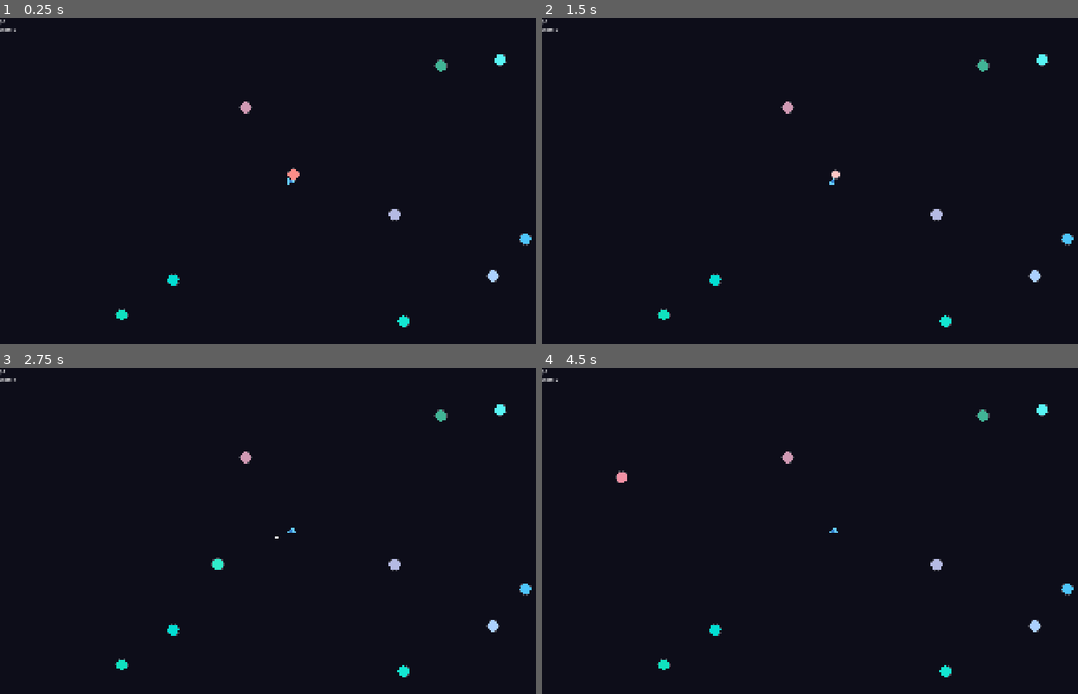
Above: before the commit, frames 1-4 (two rows, left to right).
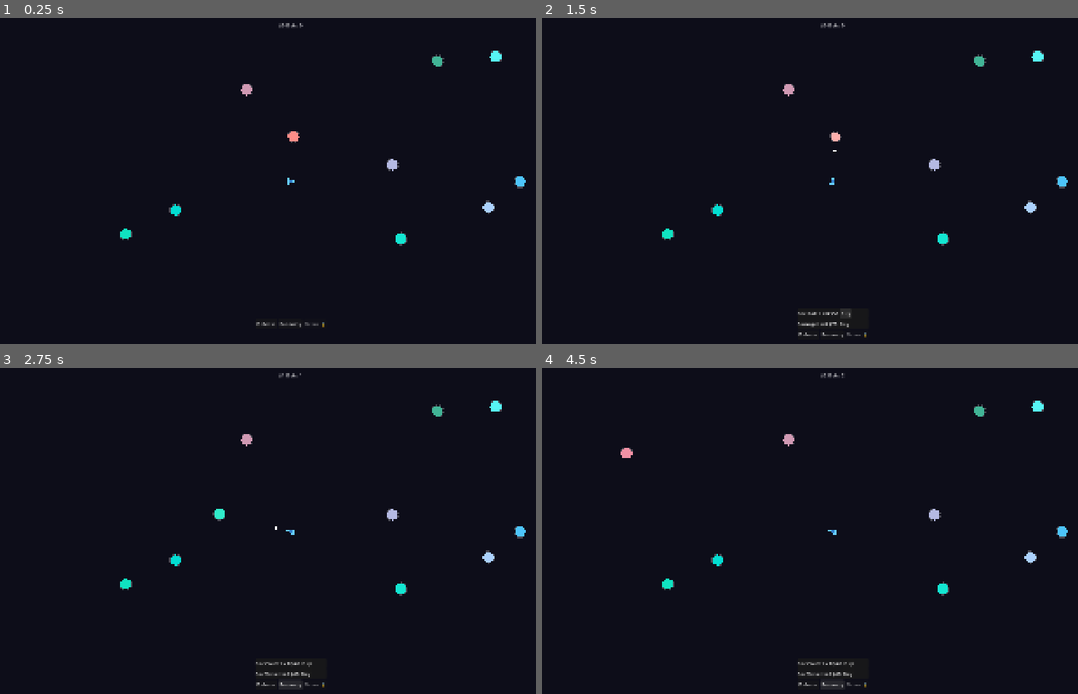
Above: after the commit, the same moments.

Repository: Redledr/idle_dot_shooter
Game: Godot game, scene res://main.tscn
The game is run twice, just before and just after one commit, with the same random seed, the same clock (stepped at 60 frames per second) and the same inputs.
Inputs (mouse positions are in pixels of both pictures, inside the frame that each line leads up to):
- Up to frame 1 (0.25 s): no input
- Up to frame 2 (1.5 s): click (810, 324) at 0.5 s, where only the run after the commit has a clickable "Defense"; click (847, 314) at 1.25 s, where only the run after the commit has a clickable "Buy"
- Up to frame 3 (2.75 s): click (289, 684) at 2 s, where only the run after the commit has a clickable "Economy"
- Up to frame 4 (4.5 s): click (847, 664) at 2.75 s, where only the run after the commit has a clickable "Buy"; click (810, 684) at 3.5 s, where only the run after the commit has a clickable "Defense"; click (831, 684) at 4.25 s, where only the run after the commit has a clickable "Economy"

The runs differ from the first frame. In frame 1, 1.3% of the frame differs, in the area x 0-100%, y 0-95%; in frame 2, 1.5%; in frame 3, 1.6%, in the area x 0-100%, y 0-99%; in frame 4, 1.6%.

Commit message:
Add upgrade system with UI components for upgrades
- Created UpgradeButton and UpgradePanel scenes for displaying upgrade options.
- Implemented UpgradeManager to handle upgrade logic, including costs and levels.
- Added functionality to purchase upgrades and refresh UI based on current state.
- Integrated currency formatting for better user experience.
- Configured editor states and folding for new scripts and scenes.

Diff:
--- a/entities/bullet/bullet.gd
+++ b/entities/bullet/bullet.gd
@@ -11,6 +11,8 @@
 func _ready() -> void:
 	_screen_size = get_viewport_rect().size
 	area_entered.connect(_on_area_entered)
+	# Override damage component with current upgrade value
+	$DamageComponent.damage = UpgradeManager.get_damage()
 
 
 func set_direction(dir: Vector2) -> void:
--- a/entities/dot/dot.gd
+++ b/entities/dot/dot.gd
@@ -17,7 +17,7 @@
 	health.damaged.connect(_on_damaged)
 
 
-func _process(delta: float) -> void:
+func _process(_delta: float) -> void:
 	if _is_offscreen():
 		queue_free()
 
--- a/main.gd
+++ b/main.gd
@@ -1,8 +1,7 @@
 extends Node2D
 
 @export var dot_scene: PackedScene
-@export var target_dot_count: int = 10
-@export var spawn_margin: float = 40.0
+@export var spawn_margin: float = 60.0
 
 var currency: float = 0.0
 var dots_destroyed: int = 0
@@ -10,44 +9,55 @@
 var _screen_size: Vector2
 
 @onready var hud = $HUD
+@onready var turret = $Turret
 
 
 func _ready() -> void:
 	add_to_group("main")
 	_screen_size = get_viewport_rect().size
+	UpgradeManager.upgrade_purchased.connect(_on_upgrade_purchased)
 	_fill_dots()
 
 
 func _process(_delta: float) -> void:
-	var current_count = get_tree().get_nodes_in_group("dots").size()
-	if current_count < target_dot_count:
+	var current = get_tree().get_nodes_in_group("dots").size()
+	if current < UpgradeManager.get_dot_count():
 		_spawn_dot()
 
 
 func on_dot_destroyed(value: float) -> void:
-	currency += value
+	currency += value * UpgradeManager.get_dot_value()
 	dots_destroyed += 1
 	hud.update_display(currency, dots_destroyed)
 
 
+func _on_upgrade_purchased(upgrade_id: String) -> void:
+	match upgrade_id:
+		"fire_rate":
+			turret.get_node("ShooterComponent").fire_rate = UpgradeManager.get_fire_rate()
+		"damage":
+			turret.get_node("Bullet").get_node("DamageComponent") # bullets are instanced so damage applies on spawn
+			pass
+
+
 func _fill_dots() -> void:
-	for i in target_dot_count:
+	for i in UpgradeManager.get_dot_count():
 		_spawn_dot()
 
 
 func _spawn_dot() -> void:
 	if dot_scene == null:
 		return
-
 	var dot = dot_scene.instantiate()
 	add_child(dot)
 	dot.position = _random_play_area_position()
 
 
 func _random_play_area_position() -> Vector2:
+	# Keep dots in the upper 70% so they don't overlap the upgrade panel
 	return Vector2(
 		randf_range(spawn_margin, _screen_size.x - spawn_margin),
-		randf_range(spawn_margin, _screen_size.y - spawn_margin)
+		randf_range(spawn_margin, _screen_size.y * 0.70)
 	)
 
 
--- a/main.tscn
+++ b/main.tscn
@@ -5,6 +5,7 @@
 [ext_resource type="PackedScene" uid="uid://dojbwlvi3hppo" path="res://entities/dot/Dot.tscn" id="2_lquwl"]
 [ext_resource type="PackedScene" uid="uid://bevpro4f3vxmj" path="res://ui/HUD.tscn" id="3_1bvp3"]
 [ext_resource type="PackedScene" uid="uid://d26jn8tdxd07q" path="res://entities/bullet/Bullet.tscn" id="4_7mycd"]
+[ext_resource type="PackedScene" uid="uid://cnclmatv6iici" path="res://ui/UpgradePanel.tscn" id="6_7mycd"]
 
 [node name="Node2D" type="Node2D" unique_id=409898883 groups=["main"]]
 script = ExtResource("1_ig7tw")
@@ -15,3 +16,5 @@
 bullet_scene = ExtResource("4_7mycd")
 
 [node name="HUD" parent="." unique_id=2015149012 instance=ExtResource("3_1bvp3")]
+
+[node name="CanvasLayer" parent="." unique_id=2133488230 instance=ExtResource("6_7mycd")]
--- a/project.godot
+++ b/project.godot
@@ -22,6 +22,7 @@
 [autoload]
 
 AudioManager="*uid://byqbuifprlanb"
+UpgradeManager="*uid://b3bpgnxu3wpgr"
 
 [display]
 
--- a/ui/HUD.tscn
+++ b/ui/HUD.tscn
@@ -5,12 +5,19 @@
 [node name="CanvasLayer" type="CanvasLayer" unique_id=2015149012]
 script = ExtResource("1_qpvh6")
 
-[node name="VBoxContainer" type="VBoxContainer" parent="." unique_id=982479848]
-offset_right = 40.0
-offset_bottom = 40.0
+[node name="TopCenter" type="HBoxContainer" parent="." unique_id=1863854406]
+custom_minimum_size = Vector2(200, 50)
+anchors_preset = 5
+anchor_left = 0.5
+anchor_right = 0.5
+offset_left = -20.0
+offset_right = 20.0
+offset_bottom = 50.0
+grow_horizontal = 2
+alignment = 1
 
-[node name="CurrencyLabel" type="Label" parent="VBoxContainer" unique_id=1202044601]
+[node name="CurrencyLabel" type="Label" parent="TopCenter" unique_id=1202044601]
 layout_mode = 2
 
-[node name="DotsLabel" type="Label" parent="VBoxContainer" unique_id=905616054]
+[node name="DotsLabel" type="Label" parent="TopCenter" unique_id=905616054]
 layout_mode = 2
--- /dev/null
+++ b/ui/UpgradeButton.tscn
@@ -0,0 +1,22 @@
+[gd_scene format=3 uid="uid://cjhfavdtarthf"]
+
+[ext_resource type="Script" uid="uid://dureie0tv70e4" path="res://ui/upgrade_button.gd" id="1_mq5fo"]
+
+[node name="PanelContainer" type="PanelContainer" unique_id=382677380]
+script = ExtResource("1_mq5fo")
+
+[node name="HBox" type="HBoxContainer" parent="." unique_id=978963040]
+layout_mode = 2
+
+[node name="NameLabel" type="Label" parent="HBox" unique_id=1422489054]
+layout_mode = 2
+
+[node name="LevelLabel" type="Label" parent="HBox" unique_id=1459919879]
+layout_mode = 2
+
+[node name="CostLabel" type="Label" parent="HBox" unique_id=1444987431]
+layout_mode = 2
+
+[node name="BuyButton" type="Button" parent="HBox" unique_id=466254057]
+layout_mode = 2
+text = "Buy"
--- /dev/null
+++ b/ui/UpgradePanel.tscn
@@ -0,0 +1,70 @@
+[gd_scene format=3 uid="uid://cnclmatv6iici"]
+
+[ext_resource type="Script" uid="uid://dy6wk50kwn7sb" path="res://ui/upgrade_panel.gd" id="1_ui14b"]
+[ext_resource type="PackedScene" uid="uid://cjhfavdtarthf" path="res://ui/UpgradeButton.tscn" id="2_ui14b"]
+
+[node name="CanvasLayer" type="CanvasLayer" unique_id=2133488230]
+script = ExtResource("1_ui14b")
+
+[node name="CenterContainer" type="CenterContainer" parent="." unique_id=807096181]
+anchors_preset = -1
+anchor_left = 0.5
+anchor_top = 1.0
+anchor_right = 0.5
+anchor_bottom = 1.0
+offset_left = -44.5
+offset_top = -136.0
+offset_right = 44.5
+grow_horizontal = 2
+grow_vertical = 0
+
+[node name="VBoxContainer" type="VBoxContainer" parent="CenterContainer" unique_id=1736486493]
+layout_mode = 2
+
+[node name="PanelContainer" type="PanelContainer" parent="CenterContainer/VBoxContainer" unique_id=948890029]
+layout_mode = 2
+
+[node name="Content" type="VBoxContainer" parent="CenterContainer/VBoxContainer/PanelContainer" unique_id=767085951]
+layout_mode = 2
+
+[node name="Defense" type="VBoxContainer" parent="CenterContainer/VBoxContainer/PanelContainer/Content" unique_id=67642845]
+layout_mode = 2
+
+[node name="PanelContainer" parent="CenterContainer/VBoxContainer/PanelContainer/Content/Defense" unique_id=382677380 instance=ExtResource("2_ui14b")]
+layout_mode = 2
+upgrade_id = "fire_rate"
+display_name = "Fire Rate"
+
+[node name="PanelContainer2" parent="CenterContainer/VBoxContainer/PanelContainer/Content/Defense" unique_id=995970687 instance=ExtResource("2_ui14b")]
+layout_mode = 2
+upgrade_id = "damage"
+display_name = "Damage"
+
+[node name="Economy" type="VBoxContainer" parent="CenterContainer/VBoxContainer/PanelContainer/Content" unique_id=1833012767]
+layout_mode = 2
+
+[node name="PanelContainer" parent="CenterContainer/VBoxContainer/PanelContainer/Content/Economy" unique_id=208543938 instance=ExtResource("2_ui14b")]
+layout_mode = 2
+upgrade_id = "spawn_count"
+display_name = "Dot Count"
+
+[node name="PanelContainer2" parent="CenterContainer/VBoxContainer/PanelContainer/Content/Economy" unique_id=1944642460 instance=ExtResource("2_ui14b")]
+layout_mode = 2
+upgrade_id = "dot_value"
+display_name = "Dot Value"
+
+[node name="TabBar" type="HBoxContainer" parent="CenterContainer/VBoxContainer" unique_id=304892509]
+layout_mode = 2
+
+[node name="DefenseTab" type="Button" parent="CenterContainer/VBoxContainer/TabBar" unique_id=192896636]
+layout_mode = 2
+text = "Defense"
+
+[node name="EconomyTab" type="Button" parent="CenterContainer/VBoxContainer/TabBar" unique_id=244220322]
+layout_mode = 2
+text = "Economy"
+
+[node name="DroneTab" type="Button" parent="CenterContainer/VBoxContainer/TabBar" unique_id=188038226]
+layout_mode = 2
+disabled = true
+text = "Drone 🔒"
--- a/ui/hud.gd
+++ b/ui/hud.gd
@@ -1,7 +1,7 @@
 extends CanvasLayer
 
-@onready var currency_label: Label = $VBoxContainer/CurrencyLabel
-@onready var dots_label: Label = $VBoxContainer/DotsLabel
+@onready var currency_label: Label = $TopCenter/CurrencyLabel
+@onready var dots_label: Label = $TopCenter/DotsLabel
 
 
 func _ready() -> void:
@@ -9,5 +9,5 @@
 
 
 func update_display(currency: float, dots: int) -> void:
-	currency_label.text = "$%.0f" % currency
+	currency_label.text = UpgradeManager.format_currency(currency)
 	dots_label.text = "Dots: %d" % dots
--- /dev/null
+++ b/ui/upgrade_button.gd
@@ -0,0 +1,33 @@
+extends PanelContainer
+
+@export var upgrade_id: String = ""
+@export var display_name: String = ""
+
+@onready var name_label: Label = $HBox/NameLabel
+@onready var level_label: Label = $HBox/LevelLabel
+@onready var cost_label: Label = $HBox/CostLabel
+@onready var buy_button: Button = $HBox/BuyButton
+
+
+func _ready() -> void:
+	name_label.text = display_name
+	buy_button.pressed.connect(_on_buy_pressed)
+	refresh()
+
+
+func refresh() -> void:
+	var level = UpgradeManager.levels[upgrade_id]
+	var cost = UpgradeManager.get_cost(upgrade_id)
+	level_label.text = "Lv %d" % level
+	cost_label.text = UpgradeManager.format_currency(cost)
+
+
+func _on_buy_pressed() -> void:
+	var main = get_tree().get_first_node_in_group("main")
+	if main == null:
+		return
+	if not UpgradeManager.can_afford(upgrade_id, main.currency):
+		return
+	main.currency -= UpgradeManager.get_cost(upgrade_id)
+	UpgradeManager.purchase(upgrade_id)
+	main.hud.update_display(main.currency, main.dots_destroyed)
--- /dev/null
+++ b/ui/upgrade_panel.gd
@@ -0,0 +1,49 @@
+extends CanvasLayer
+
+var _active_tab: String = ""
+var _panel_open: bool = false
+
+@onready var panel_container: PanelContainer = $CenterContainer/VBoxContainer/PanelContainer
+@onready var tab_bar: HBoxContainer = $CenterContainer/VBoxContainer/TabBar
+@onready var defense_content: VBoxContainer = $CenterContainer/VBoxContainer/PanelContainer/Content/Defense
+@onready var economy_content: VBoxContainer = $CenterContainer/VBoxContainer/PanelContainer/Content/Economy
+
+
+func _ready() -> void:
+	panel_container.visible = false
+	UpgradeManager.upgrade_purchased.connect(_on_upgrade_purchased)
+	$CenterContainer/VBoxContainer/TabBar/DefenseTab.pressed.connect(_on_tab_pressed.bind("defense"))
+	$CenterContainer/VBoxContainer/TabBar/EconomyTab.pressed.connect(_on_tab_pressed.bind("economy"))
+
+
+func _on_tab_pressed(tab_name: String) -> void:
+	if _active_tab == tab_name and _panel_open:
+		_close_panel()
+		return
+	_active_tab = tab_name
+	_open_panel(tab_name)
+
+
+func _open_panel(tab_name: String) -> void:
+	_panel_open = true
+	panel_container.visible = true
+	defense_content.visible = tab_name == "defense"
+	economy_content.visible = tab_name == "economy"
+	_refresh_buttons()
+
+
+func _close_panel() -> void:
+	_panel_open = false
+	_active_tab = ""
+	panel_container.visible = false
+
+
+func _refresh_buttons() -> void:
+	var content = defense_content if _active_tab == "defense" else economy_content
+	for button in content.get_children():
+		if button.has_method("refresh"):
+			button.refresh()
+
+
+func _on_upgrade_purchased(_id: String) -> void:
+	_refresh_buttons()
--- /dev/null
+++ b/upgrades/UpgradeManager.gd
@@ -0,0 +1,60 @@
+extends Node
+
+signal upgrade_purchased(upgrade_id: String)
+
+const BASE_COSTS = {
+	"fire_rate":   50.0,
+	"damage":      75.0,
+	"spawn_count": 40.0,
+	"dot_value":   60.0,
+}
+
+const COST_SCALE = 1.35
+
+var levels: Dictionary = {
+	"fire_rate":   0,
+	"damage":      0,
+	"spawn_count": 0,
+	"dot_value":   0,
+}
+
+
+func get_cost(upgrade_id: String) -> float:
+	var level = levels[upgrade_id]
+	return BASE_COSTS[upgrade_id] * pow(COST_SCALE, level)
+
+
+func can_afford(upgrade_id: String, currency: float) -> bool:
+	return currency >= get_cost(upgrade_id)
+
+
+func purchase(upgrade_id: String) -> void:
+	levels[upgrade_id] += 1
+	upgrade_purchased.emit(upgrade_id)
+
+
+func get_fire_rate() -> float:
+	return 1.5 + levels["fire_rate"] * 0.25
+
+
+func get_damage() -> float:
+	return 1.0 + levels["damage"] * 0.5
+
+
+func get_dot_count() -> int:
+	return 10 + levels["spawn_count"] * 2
+
+
+func get_dot_value() -> float:
+	return 1.0 + levels["dot_value"] * 0.25
+
+
+func format_currency(value: float) -> String:
+	if value >= 1_000_000_000:
+		return "$%.2fB" % (value / 1_000_000_000.0)
+	elif value >= 1_000_000:
+		return "$%.2fM" % (value / 1_000_000.0)
+	elif value >= 1_000:
+		return "$%.2fK" % (value / 1_000.0)
+	else:
+		return "$%.0f" % value
Not shown, added: ui/upgrade_button.gd.uid
Not shown, added: ui/upgrade_panel.gd.uid
Not shown, added: upgrades/UpgradeManager.gd.uid
